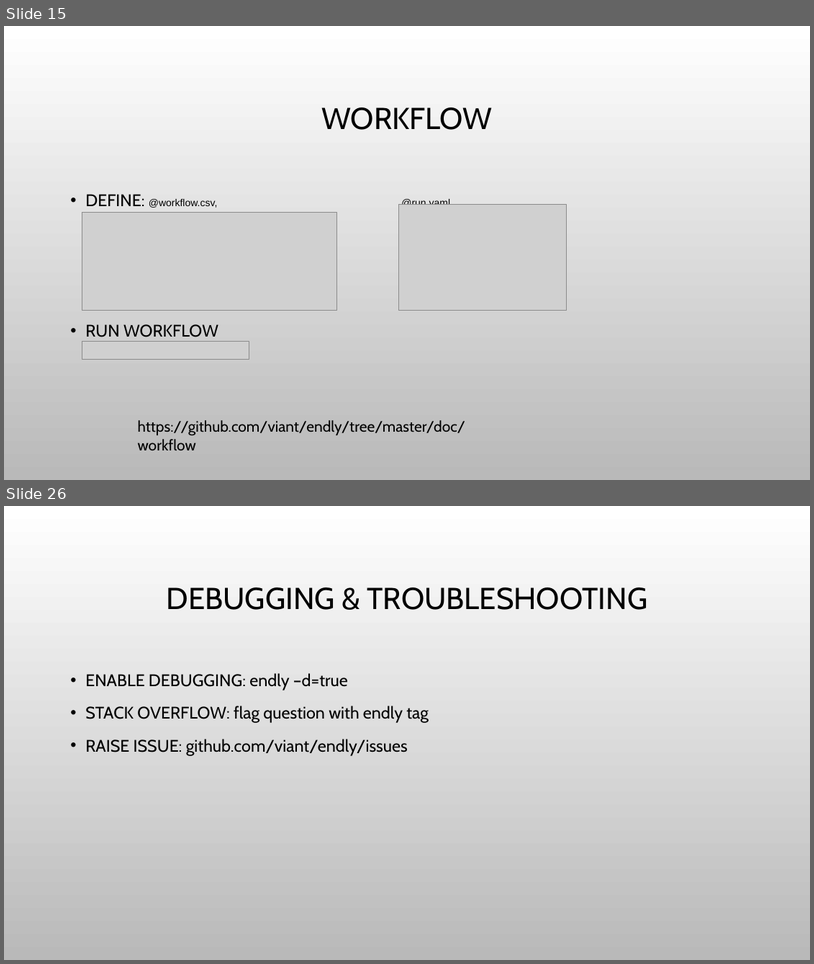
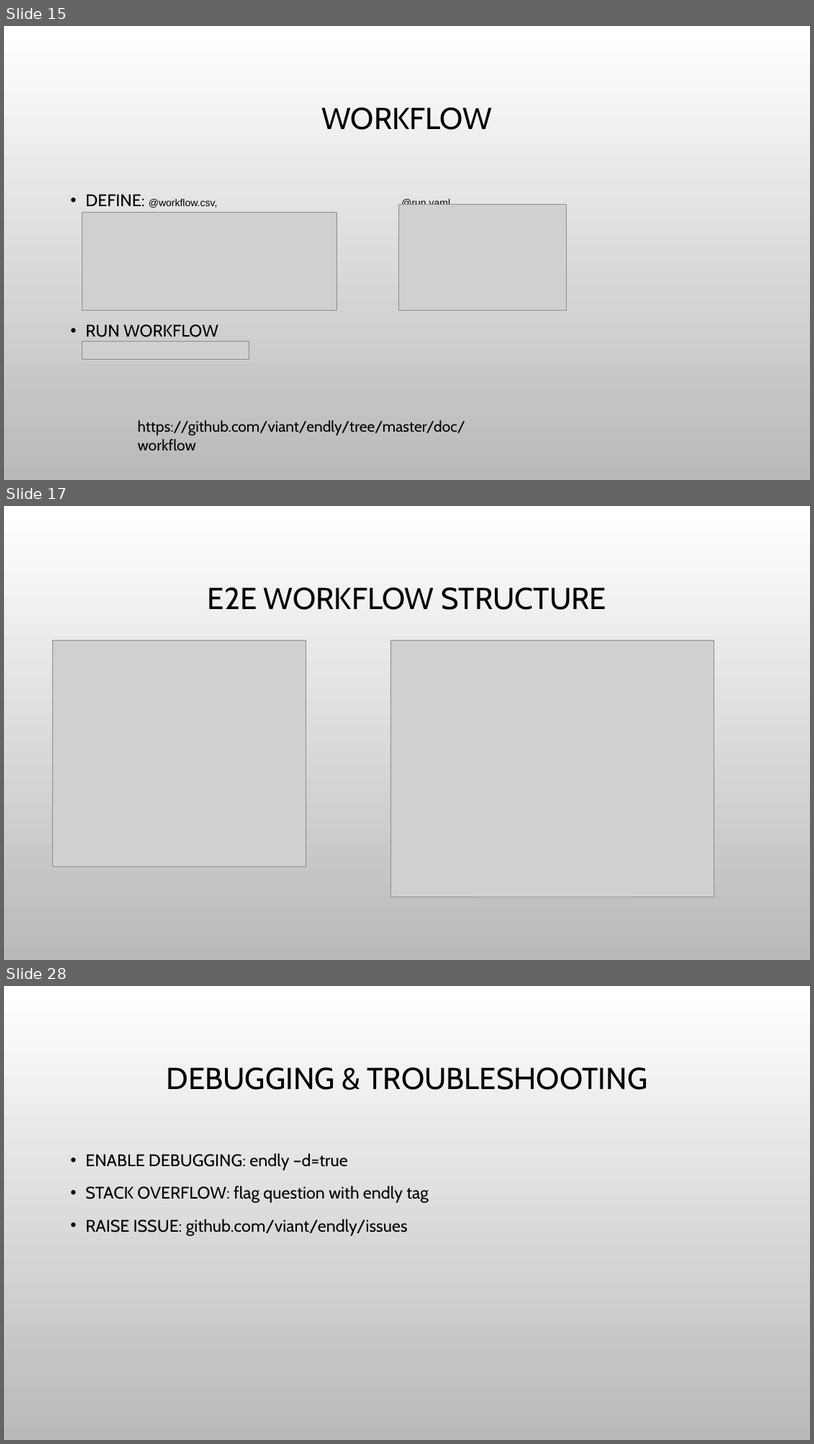
Before and after one commit to adrianwit/golang-e2e-testing, a slide deck: golang-e2e.pptx. Shown one above the other, each under a label of ours: slides 15 and 26 before the commit, slides 15, 17 and 28 after it; the slides between them are not shown. The pictures are 814x964 and 814x1444 pixels, drawn with LibreOffice and Linux fonts; fonts in the diff are those of the drawing; grey boxes stand for pictures; background and template pictures are left out. Boxes give left, top, right and bottom in pixels: in the first picture for what was removed or moved away, otherwise in the second. Text is boxed around its words. In the diff, an @@ line names an element or a change of style, - is before the commit and + after.

```diff
--- a/golang-e2e.pptx
+++ b/golang-e2e.pptx
@@ slide 17 added at box(4, 506, 810, 960), background picture (left out) @@
@@ title added at box(208, 587, 607, 610), 36 pt, text #000000 @@
+E2E WORKFLOW STRUCTURE
@@ picture added at box(52, 640, 305, 866) @@
@@ picture added at box(391, 640, 715, 896) @@
@@ what was slide 26 is now slide 28 @@
```
Also in this commit, not shown: 9 slides changed, 2 other slides added, 1 slide removed, 1 other file.
